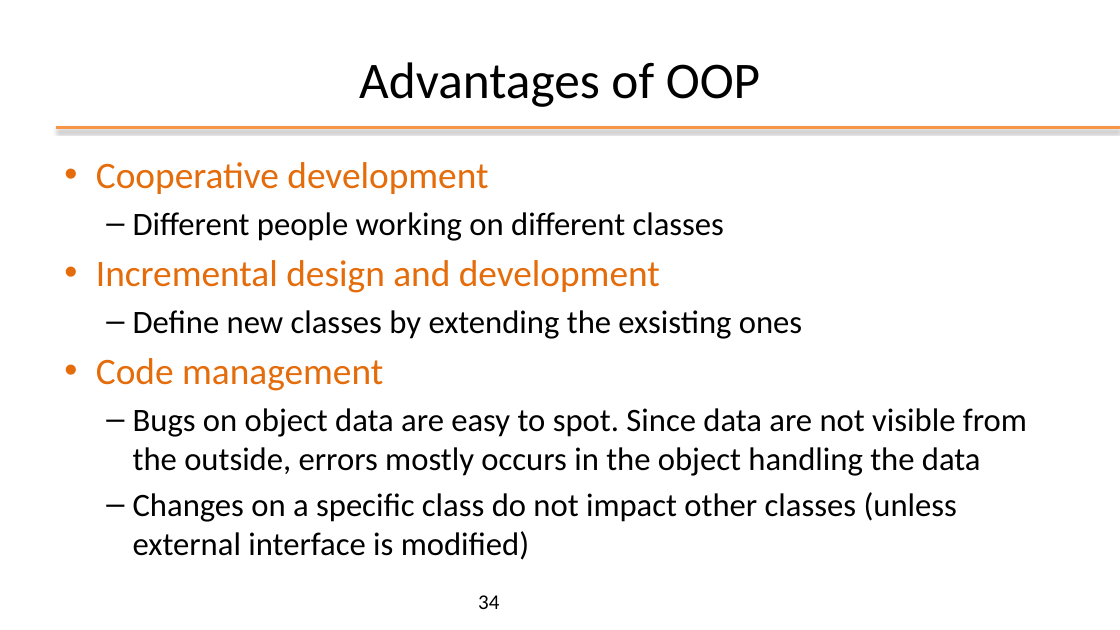
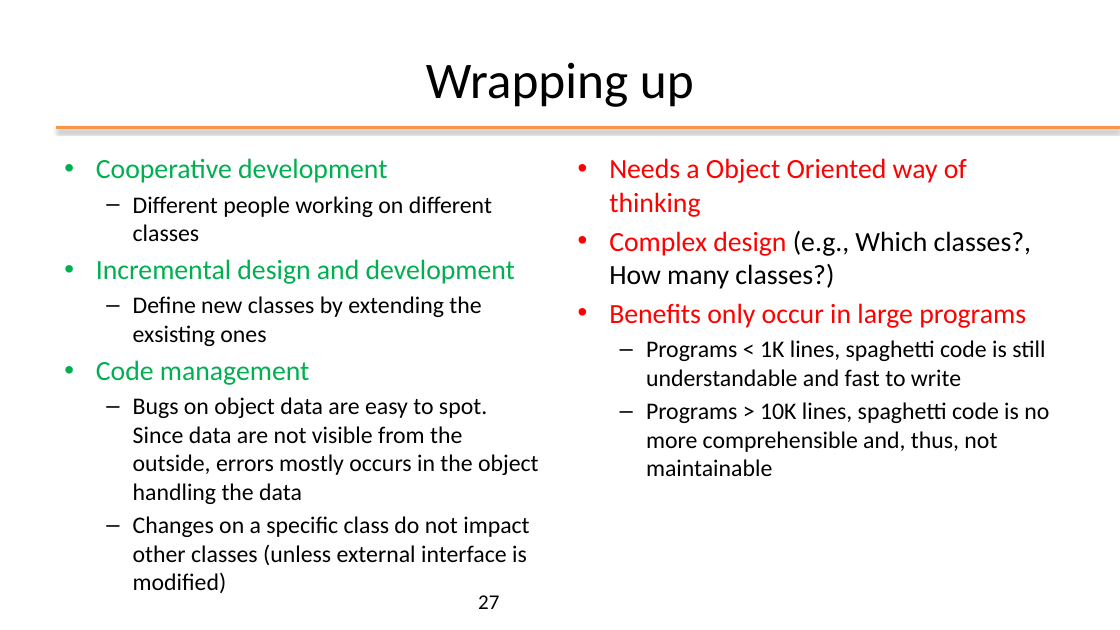
Before and after one commit to plctechnician/ooprogramming, a slide deck: slide 27 of java/slides/ppt/01 - Java From Functions to Objects.pptx (slide 34 before the commit). Drawn at 1120x630 pixels with LibreOffice and Linux fonts; fonts in the diff are those of the drawing; background and template pictures are left out. Boxes give left, top, right and bottom in pixels: in the first picture for what was removed or moved away, otherwise in the second. Text is boxed around its words. In the diff, an @@ line names an element or a change of style, - is before the commit and + after.

```diff
--- a/java/slides/ppt/01 - Java From Functions to Objects.pptx
+++ b/java/slides/ppt/01 - Java From Functions to Objects.pptx
@@ title at box(426, 62, 694, 107): text changed @@
-Advantages of OOP
+Wrapping up
@@ text "Cooperative development" at box(96, 158, 539, 565): size 32 to 23.8 pt, text colour #E46C0A to #00B050 in "Cooperative development", "Incremental design and development", "Code management"; size 28 to 20.4 pt in "Different people working on different classes", "Define new classes by extending the exsisting ...", "Bugs on object data are easy to ...", "Changes on a specific class do not ..."; less space between paragraphs @@
@@ text added at box(609, 158, 1049, 476), 20.4 pt, text #000000 @@
+• Needs a Object Oriented way of thinking
+• Complex design (e.g., Which classes?, How many classes?)
+• Benefits only occur in large programs
+  – Programs < 1K lines, spaghetti code is still understandable and fast to write
+  – Programs > 10K lines, spaghetti code is no more comprehensible and, thus, not maintainable
@@ page number at box(478, 595, 499, 609): text changed @@
-34
+27
```
Also in this commit, not shown: 9 other slides changed, 1 slide added, 9 slides removed, 3 other files.
